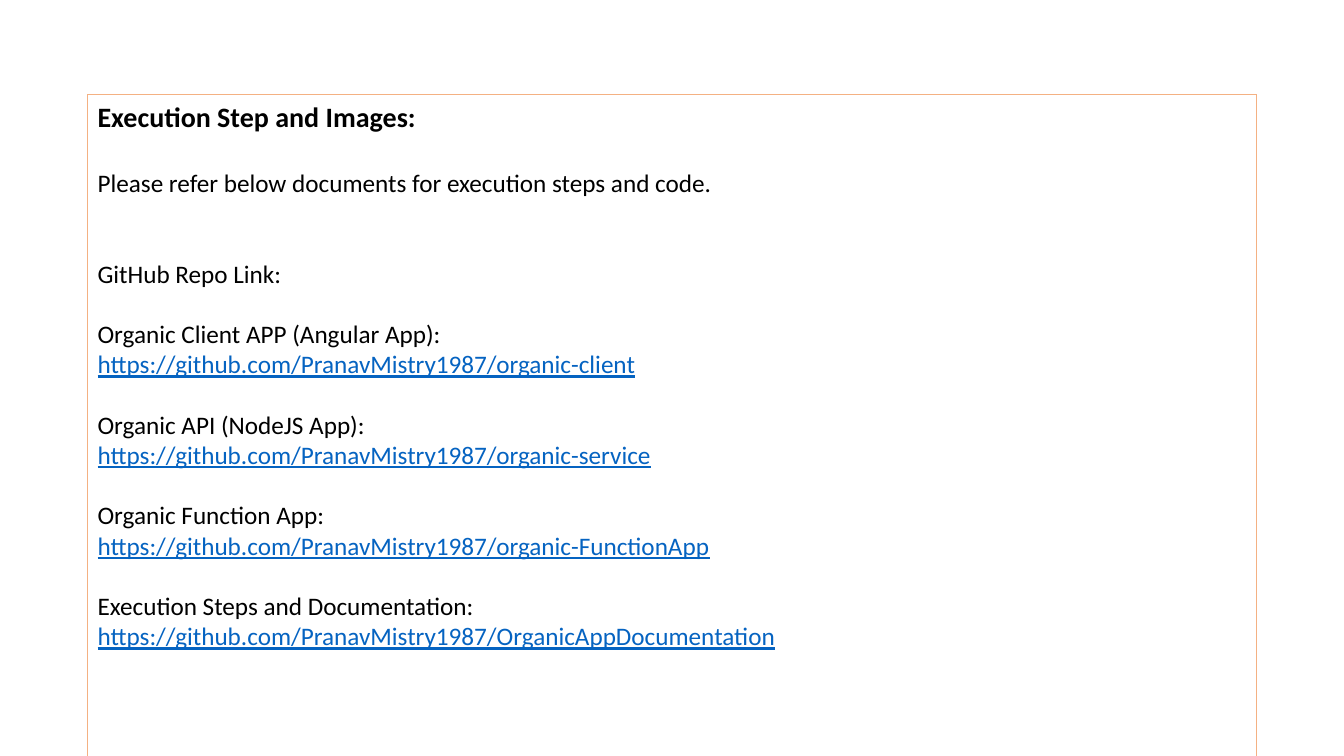
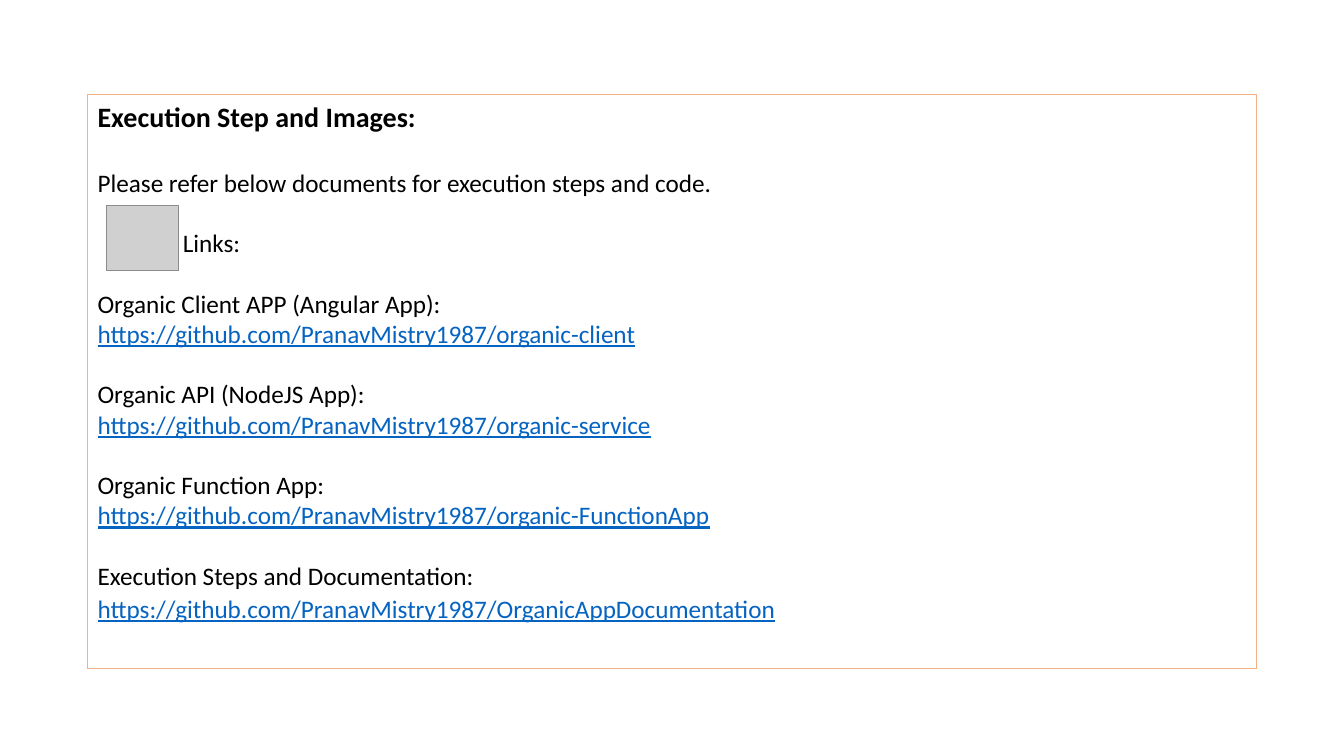
Before and after one commit to PranavMistry1987/OrganicAppDocumentation, a slide deck: slide 8 of CFS Azure Native Developer Training.pptx. Drawn at 1344x756 pixels with LibreOffice and Linux fonts; fonts in the diff are those of the drawing; grey boxes stand for pictures; background and template pictures are left out. Boxes give left, top, right and bottom in pixels: in the first picture for what was removed or moved away, otherwise in the second. Text is boxed around its words. In the diff, an @@ line names an element or a change of style, - is before the commit and + after.

```diff
--- a/CFS Azure Native Developer Training.pptx
+++ b/CFS Azure Native Developer Training.pptx
@@ rectangle "Execution Step and Images:": place and size @@
-rectangle "Execution Step and Images:" at box(88, 95, 1256, 756)
+rectangle "Execution Step and Images:" at box(88, 95, 1256, 668)
@@ picture added at box(107, 206, 179, 271) @@
@@ text in rectangle at box(183, 234, 240, 253): text changed @@
-GitHub Repo Link:
+Links:
```
Also in this commit, not shown: 3 other slides changed.
